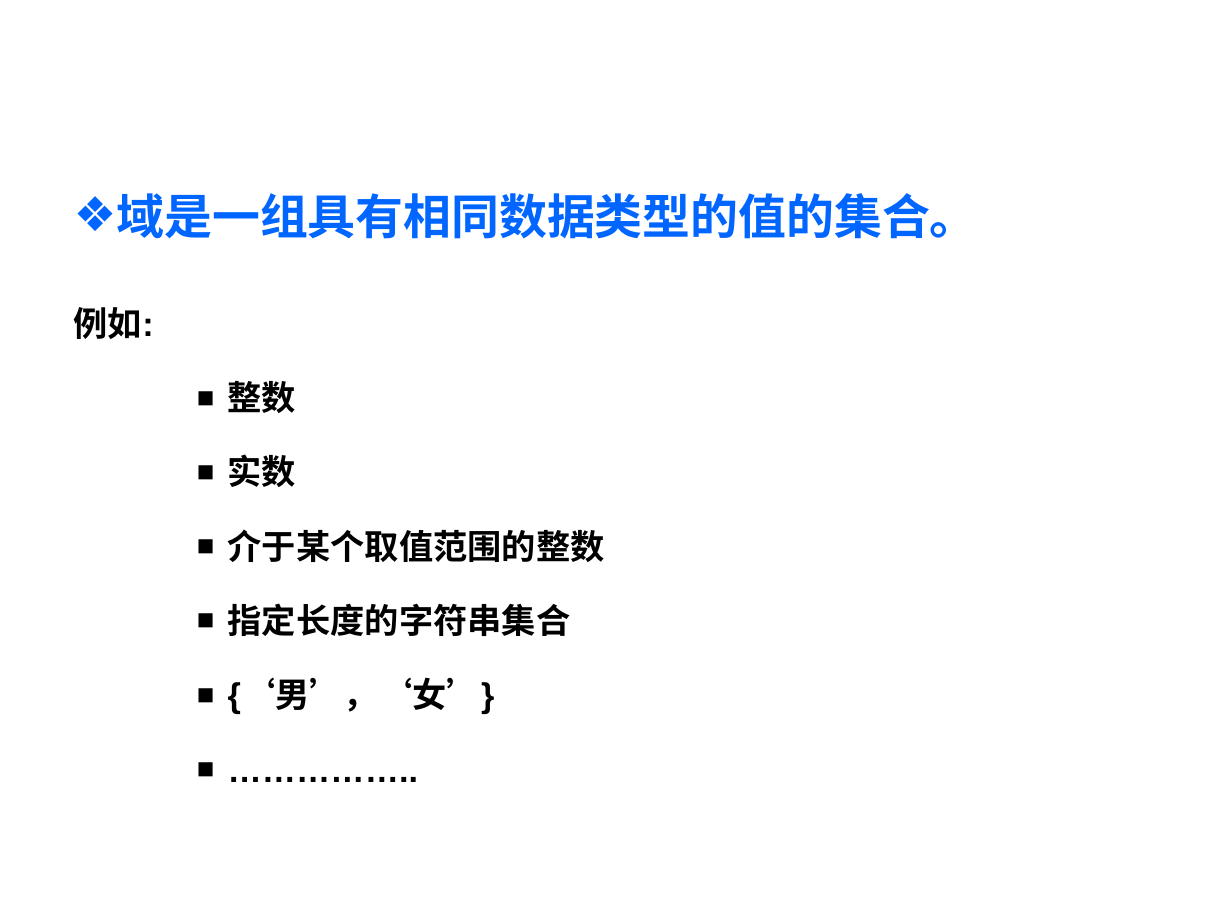
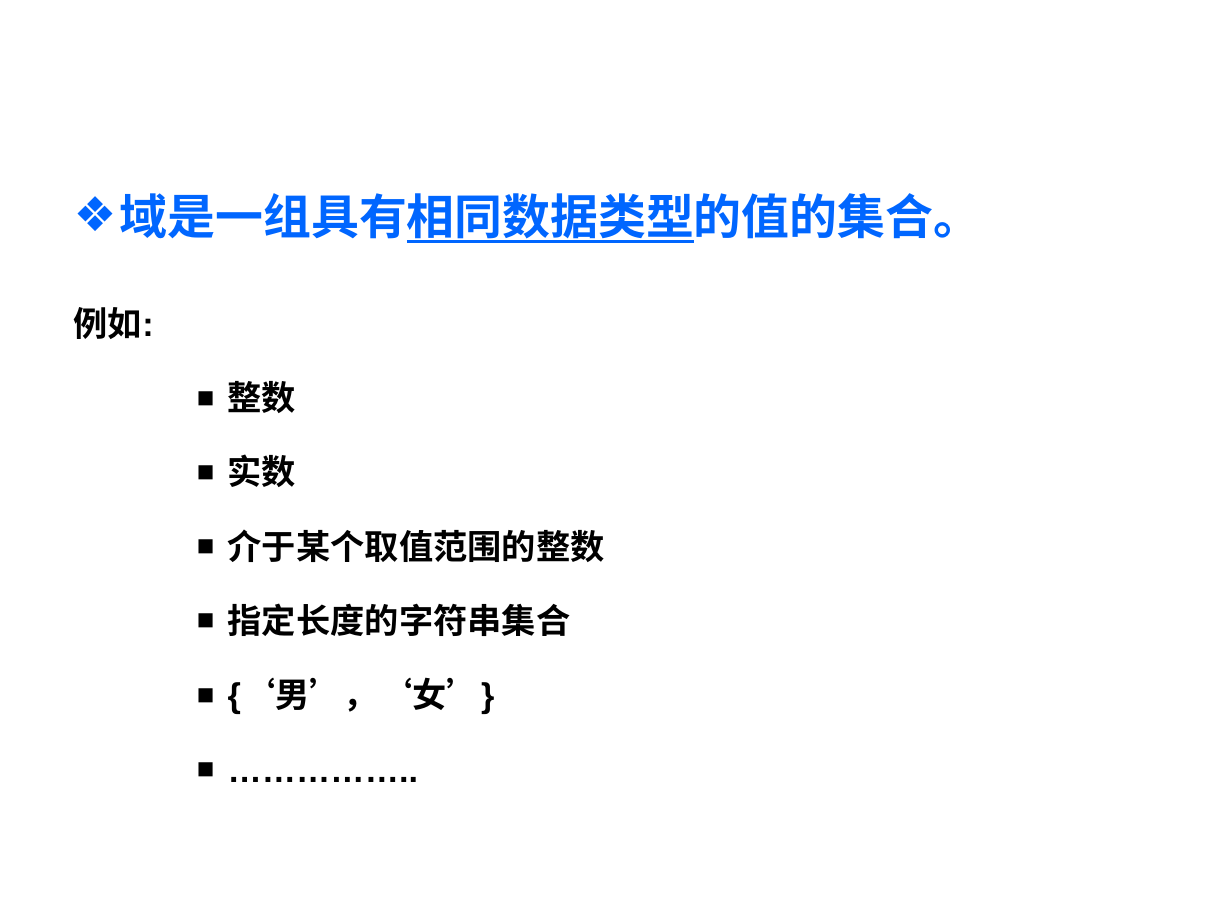
Before and after one commit to HBU/DataBase, a slide deck: slide 6 of PPT/DB第02章.ppt. Drawn at 1232x924 pixels with LibreOffice and Linux fonts; fonts in the diff are those of the drawing; background and template pictures are left out. Boxes give left, top, right and bottom in pixels: in the first picture for what was removed or moved away, otherwise in the second. Text is boxed around its words. In the diff, an @@ line names an element or a change of style, - is before the commit and + after.

```diff
--- a/PPT/DB第02章.ppt
+++ b/PPT/DB第02章.ppt
@@ text at [74,193,981,339]: underline on in "域是一组具有相同数据类型的值的集合。"; indent changed @@
```
Also in this commit, not shown: 24 other slides changed, 6 other files.
